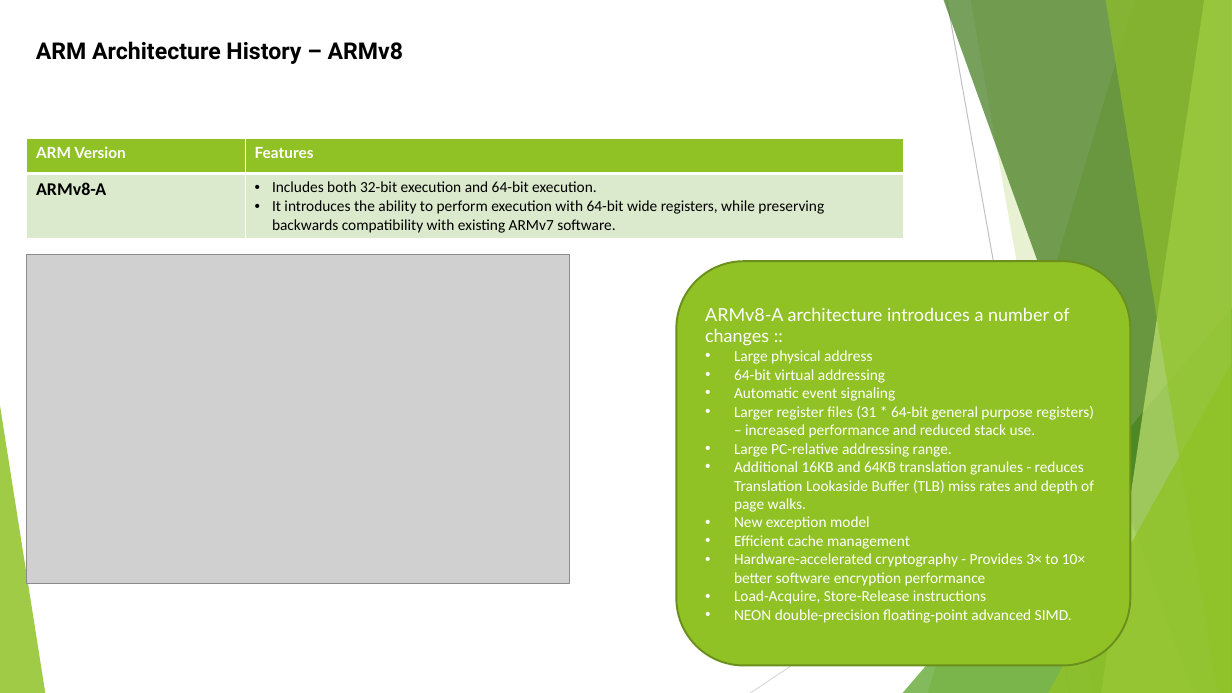
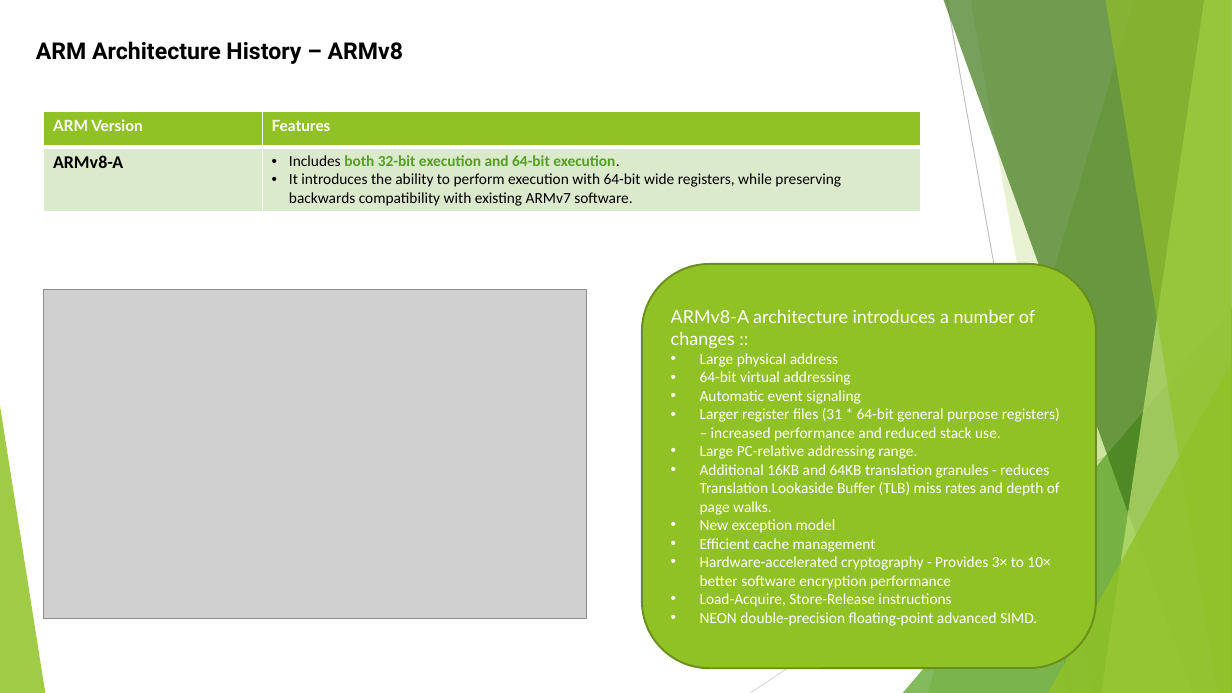
Before and after one commit to softwaresunleashed/ebook_writing, a slide deck: slide 3 of Presentations/ARM_PPTs/Ch2_ARMv8_Architecture.pptx. Drawn at 1232x693 pixels with LibreOffice and Linux fonts; fonts in the diff are those of the drawing; grey boxes stand for pictures. Boxes give left, top, right and bottom in pixels: in the first picture for what was removed or moved away, otherwise in the second. Text is boxed around its words. In the diff, an @@ line names an element or a change of style, - is before the commit and + after.

```diff
--- a/Presentations/ARM_PPTs/Ch2_ARMv8_Architecture.pptx
+++ b/Presentations/ARM_PPTs/Ch2_ARMv8_Architecture.pptx
@@ table at box(43, 112, 921, 212) @@
@@ text colour #000000 to #54A021, bold on in "both 32-bit execution and 64-bit execution." @@
@@ table: place and size @@
-table at box(27, 139, 904, 238)
+table at box(43, 112, 921, 212)
@@ rounded rectangle "ARMv8-A architecture introduces a number ...": place and size @@
-rounded rectangle "ARMv8-A architecture introduces a number ..." at box(677, 262, 1130, 666)
+rounded rectangle "ARMv8-A architecture introduces a number ..." at box(642, 264, 1096, 669)
@@ picture: place and size @@
-picture at box(27, 254, 570, 583)
+picture at box(43, 289, 587, 618)
```
Also in this commit, not shown: 1 other slide changed, 3 other files.
